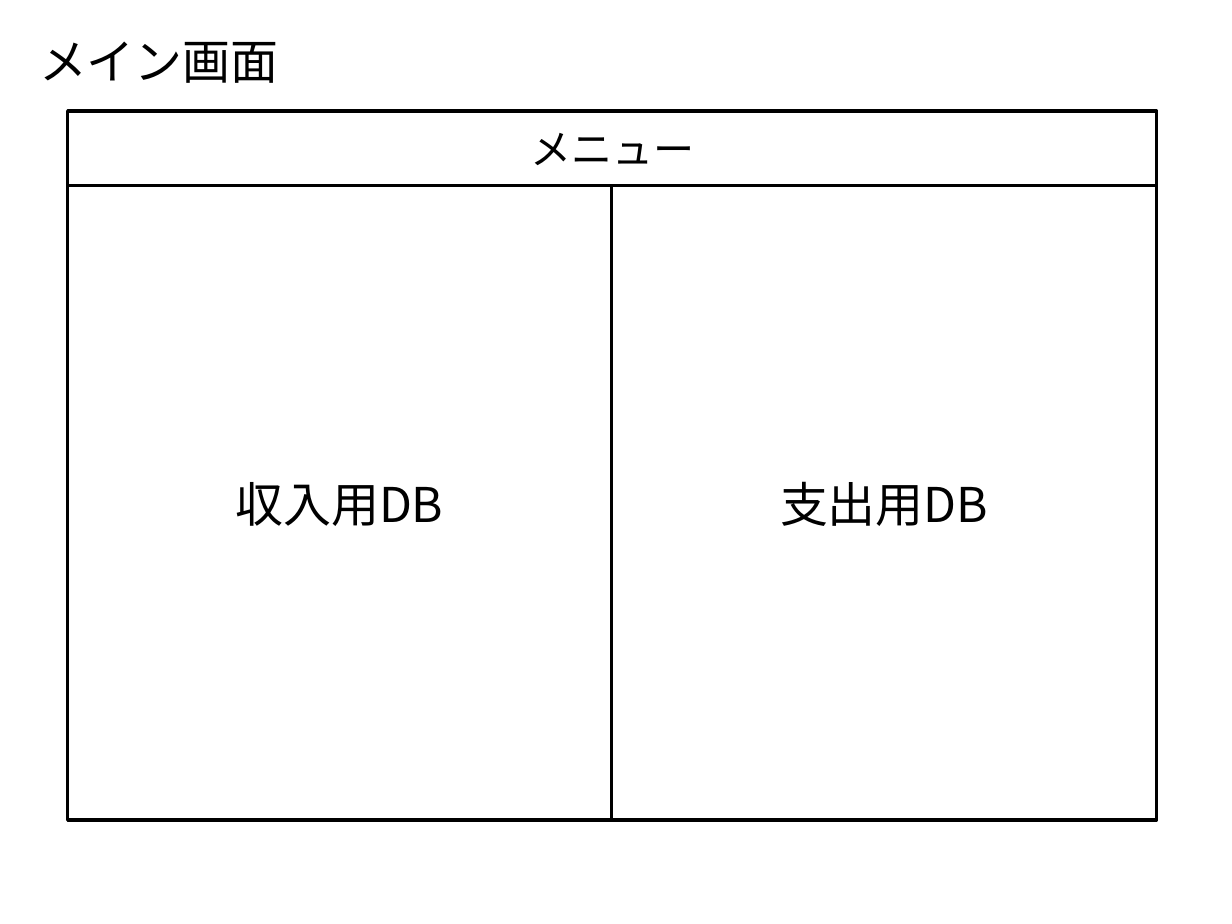
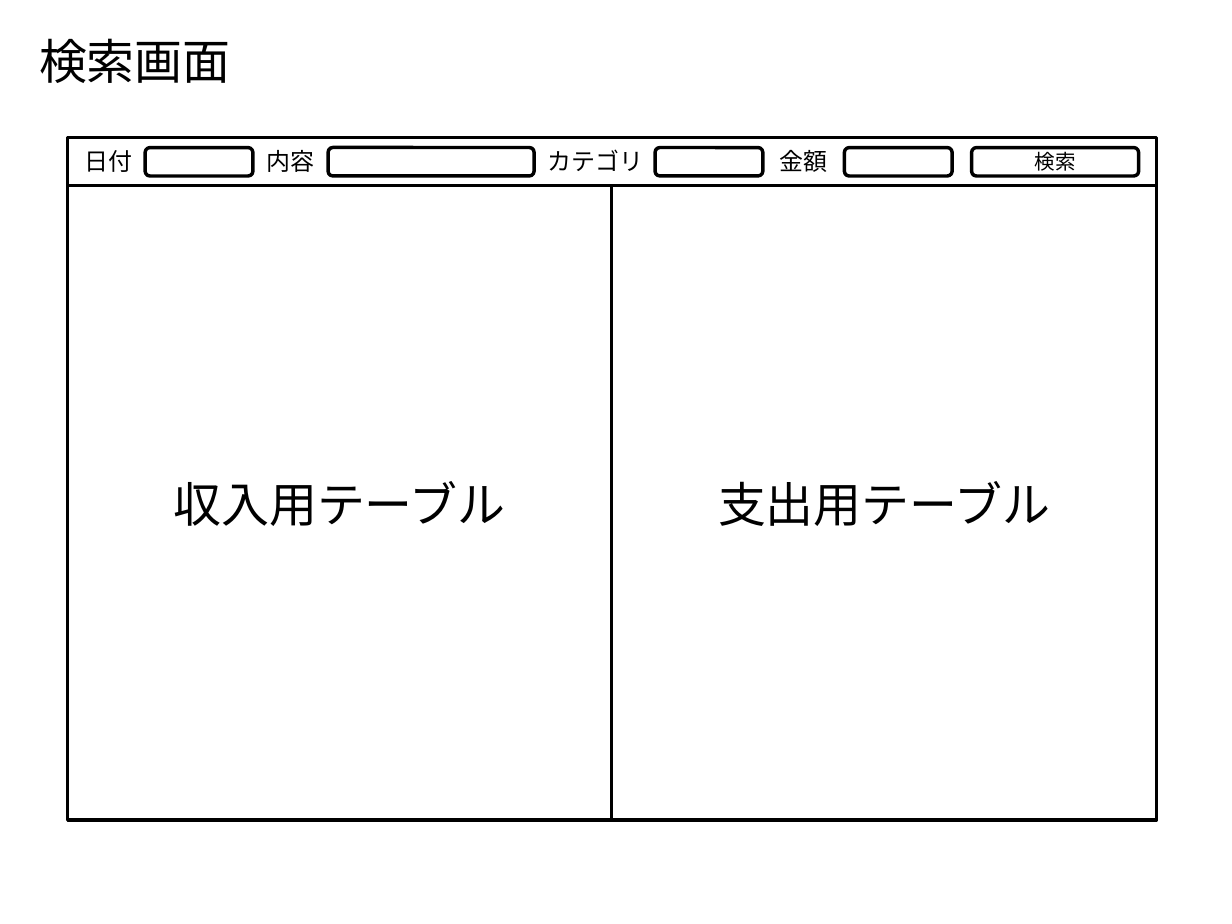
Before and after one commit to Leonis0813/chort, a slide deck: slide 2 of zosma/interface/ui.pptx. Drawn at 1232x924 pixels with LibreOffice and Linux fonts; fonts in the diff are those of the drawing. Boxes give left, top, right and bottom in pixels: in the first picture for what was removed or moved away, otherwise in the second. Text is boxed around its words. In the diff, an @@ line names an element or a change of style, - is before the commit and + after.

```diff
--- a/zosma/interface/ui.pptx
+++ b/zosma/interface/ui.pptx
@@ text at bbox=[39, 38, 230, 83]: text changed @@
-メイン画面
+検索画面
@@ rectangle removed at bbox=[68, 111, 1157, 186] @@
-メニュー
@@ group added at bbox=[68, 138, 1157, 186]: 5 rounded rectangles, 4 texts, 1 rectangle @@
+金額
+カテゴリ
+内容
+日付
+検索
@@ text in rectangle at bbox=[173, 481, 505, 526]: text changed @@
-収入用DB
+収入用テーブル
@@ text in rectangle at bbox=[718, 481, 1050, 526]: text changed @@
-支出用DB
+支出用テーブル
```
Also in this commit, not shown: 1 other slide changed, 5 slides removed, 1 other file.
